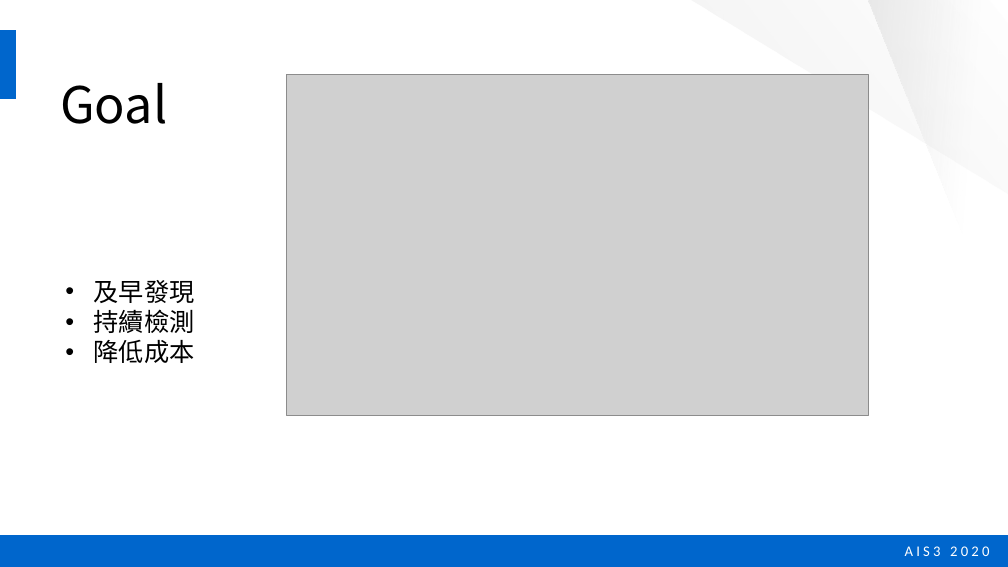
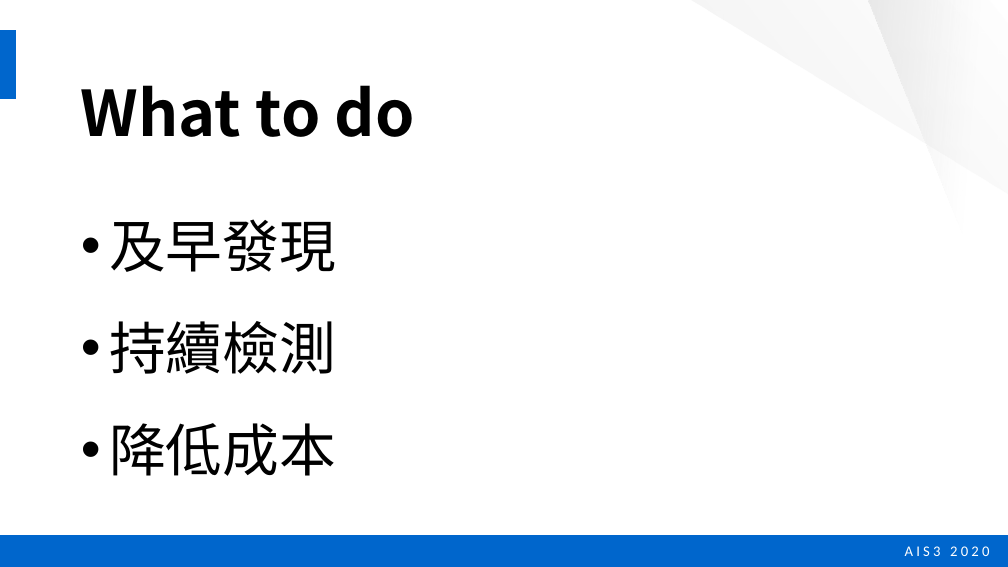
Before and after one commit to twinklestar03/AIS3-Dragon, a slide deck: slide 6 of AIS3 dragon security.pptx (slide 5 before the commit). Drawn at 1008x567 pixels with LibreOffice and Linux fonts; fonts in the diff are those of the drawing; grey boxes stand for pictures. Boxes give left, top, right and bottom in pixels: in the first picture for what was removed or moved away, otherwise in the second. Text is boxed around its words. In the diff, an @@ line names an element or a change of style, - is before the commit and + after.

```diff
--- a/AIS3 dragon security.pptx
+++ b/AIS3 dragon security.pptx
@@ text at [81, 85, 415, 137]: text changed; size 48 to 60 pt; bold on @@
-Goal
+What to do
@@ picture removed at [287, 75, 869, 415] @@
@@ text "及早發現": place and size @@
-text "及早發現" at [94, 280, 195, 363]
+text "及早發現" at [109, 219, 336, 476]
@@ text "及早發現" at [109, 219, 336, 476]: size 24 to 54 pt; line spacing 1 to 1.5 @@
```
Also in this commit, not shown: 9 other slides changed, 4 slides added, 4 slides removed.
